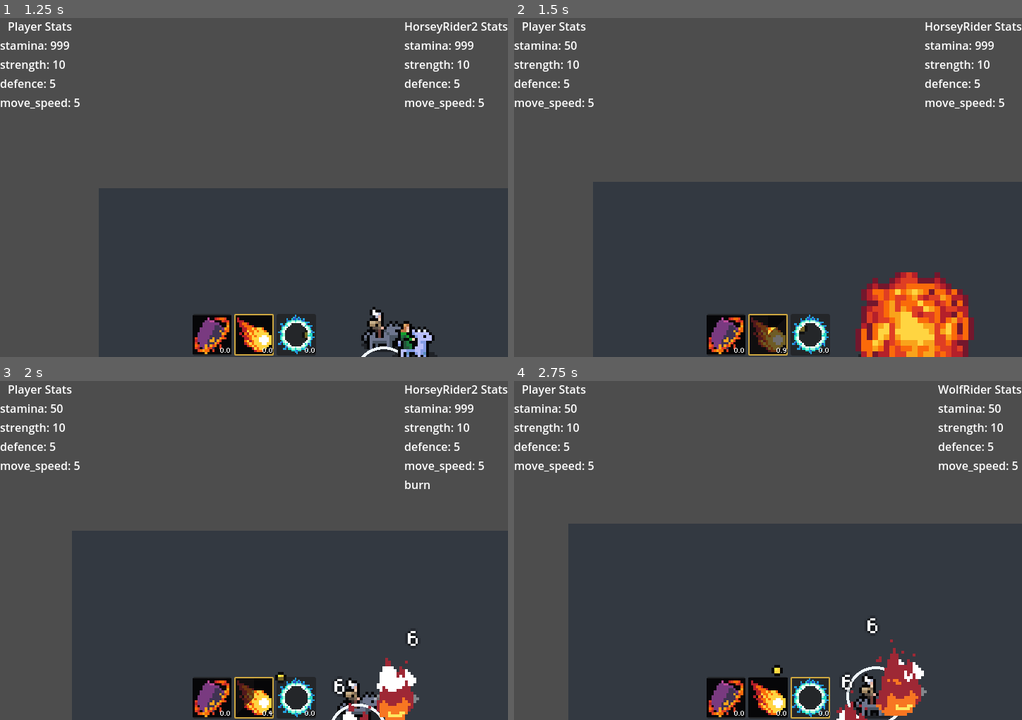
Above: before the commit, frames 1-4 (two rows, left to right).
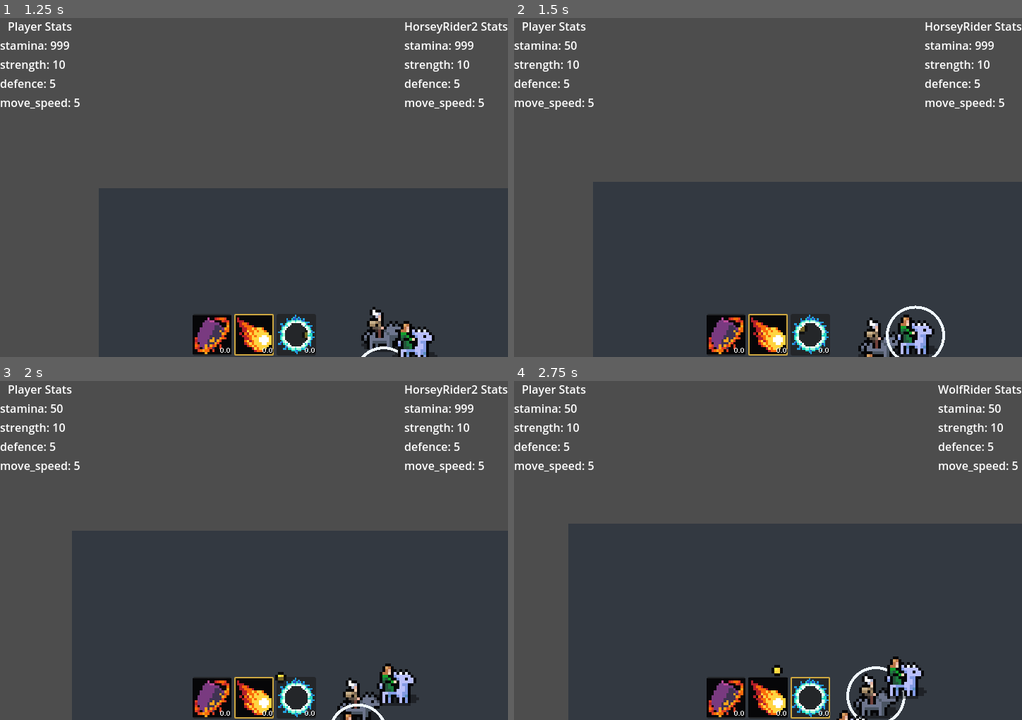
Above: after the commit, the same moments.

Repository: Snayff/not_quite_paradise4
Game: Godot game, scene res://world.tscn
Same seed, same stepped clock (60 frames per second), same inputs: the game is played once before the commit and once after it. The engine's default icon, where the game draws it, is replaced by a stand-in: a white triangle on a blue panel in a dark square.
Inputs:
- Up to frame 1 (1.25 s): hold D (move_right) from 0.53 s (still down); tap Tab (next_active) at 0.6 s
- Up to frame 2 (1.5 s): release D (move_right) at 1.28 s; hold S (move_down) from 1.28 s (still down); tap Space (use_active) at 1.35 s
- Up to frame 3 (2 s): keep holding S (move_down)
- Up to frame 4 (2.75 s): release S (move_down) at 2.03 s; hold D (move_right) from 2.03 s (still down); tap Tab (next_active) at 2.1 s

Frame 1 is identical in both runs. In frame 2, 5.3% of the frame differs, in the area x 46-91%, y 75-100%; in frame 3, 1.5%; in frame 4, 1.6%.
Error after the commit: Invalid access to property or key 'hit_valid_target' on a base object of type 'Nil'. (res://scenes/abcs/combat_active.gd:189)

Commit message:
added projectile_area_of_effect

Diff:
--- a/scenes/abcs/abc_projectile.gd
+++ b/scenes/abcs/abc_projectile.gd
@@ -31,8 +31,6 @@
 var _target_actor: CombatActor
 ## has completed _ready()
 var _has_run_ready: bool = false
-## has signalled out the named signal. we only want to share it once.
-var _has_signalled_out_hit_valid_targets: bool = false
 ## how many bodies hit so far. only tracks valid hits.
 var _num_bodies_hit: int = 0
 
@@ -93,6 +91,14 @@
 
 	_update_collisions()
 
+## enable self and begin to act
+##
+## @virtual
+func activate() -> void:
+	push_error(
+		"ABCProjectile: `activate` called directly, but is virtual. Must be overriden by child."
+	)
+
 ## on hit functionality
 ##
 ## @virtual
@@ -110,14 +116,6 @@
 ######################
 ####### PUBLIC ######
 ####################
-
-## enable self and begin to act
-##
-## @virtual
-func activate() -> void:
-	push_error(
-		"ABCProjectile: `activate` called directly, but is virtual. Must be overriden by child."
-	)
 
 ## set the actor the projectile should target.
 func set_target_actor(actor: CombatActor) -> void:
--- a/scenes/abcs/combat_active.gd
+++ b/scenes/abcs/combat_active.gd
@@ -184,8 +184,8 @@
 
 	return projectile
 
-func _create_projectile_new() -> ABCProjectile:
-	var projectile: ABCProjectile = Factory.create_projectile("fireball", _allegiance.team)
+func _create_projectile_new() -> ProjectileThrowable:
+	var projectile: ProjectileThrowable = Factory.create_projectile("fireball", _allegiance.team)
 	projectile.hit_valid_target.connect(_effect_chain.on_hit)
 	projectile.global_position = _cast_position.global_position
 	return projectile
--- /dev/null
+++ b/scenes/templates/projectile_area_of_effect.gd
@@ -0,0 +1,109 @@
+## A projectile that does not move, hits 1 or more bodies in an area. self terminates at end of
+## animation.
+@icon("res://assets/node_icons/projectile_aoe.png")
+class_name ProjectileAreaOfEffect
+extends ABCProjectile
+
+
+#region SIGNALS
+signal hit_valid_targets(hurtboxes: Array[HurtboxComponent])
+#endregion
+
+
+#region ON READY (for direct children only)
+
+#endregion
+
+
+#region EXPORTS
+# @export_group("Component Links")
+# @export var
+#
+# @export_group("Details")
+#endregion
+
+
+#region VARS
+## all the hurtboxes hit by this. used to prevent hitting same target twice
+var _hurtboxes_hit: Array[HurtboxComponent] = []
+## the animation frame on which to apply the effects
+var _application_frame: int = 0
+## has signalled out the named signal. we only want to share it once.
+var _has_signalled_out_hit_valid_targets: bool = false
+## if we have been enabled once already.
+var _has_been_enabled: bool = false
+#endregion
+
+
+#region FUNCS
+
+##########################
+####### LIFECYCLE ######
+######################
+
+func _ready() -> void:
+	super._ready()
+
+	_sprite.frame_changed.connect(_check_frame_and_conditionally_enable)
+
+	_sprite.animation_looped.connect(_terminate)
+	_sprite.animation_finished.connect(_terminate)
+
+	# link hitbox signal to our on_hit
+	_hitbox.hit_hurtbox.connect(_on_hit)
+
+	visible = false
+
+func setup(data: DataProjectile) -> void:
+	assert(
+		_application_frame <= _sprite.sprite_frames.get_frame_count("default"),
+		"AreaOfEffect:	`_application_frame` is higher than the total number of frames."
+	)
+
+	super.setup(data)
+
+	if _sprite.sprite_frames.get_animation_speed("default") > 40:
+		push_warning("AreaOfEffect: animation is fast enough that we might be too fast to register the hits.")
+
+	_application_frame = data.application_frame
+
+func activate() -> void:
+	_sprite.play()
+
+	visible = true
+
+	# call now to account for application frame being 0
+	_check_frame_and_conditionally_enable()
+
+## if target is valid and not already hit, log the target for later signaling (when animation ends)
+func _on_hit(hurtbox: HurtboxComponent) -> void:
+	if Utility.target_is_valid(_valid_hit_option, _hitbox.originator, hurtbox.root):
+		if hurtbox in _hurtboxes_hit:
+			return
+		_hurtboxes_hit.append(hurtbox)
+
+######################
+####### PUBLIC ######
+####################
+
+########################
+####### PRIVATE #######
+######################
+
+## enable hitbox if current frame is the application frame, otherwise disable.
+## When disabling we signal out hit_valid_targets to inform of hit targets
+func _check_frame_and_conditionally_enable() -> void:
+	if _sprite.frame == _application_frame:
+		_set_hitbox_disabled(false)
+		_set_collision_disabled(false)
+		_has_been_enabled = true
+
+	# FIXME: if an animation is too fast then we disable before we've had chance to register
+	#	this is exacerbated due to the disabled status being a deferred call
+	elif _has_been_enabled and not _has_signalled_out_hit_valid_targets:
+		hit_valid_targets.emit(_hurtboxes_hit)
+		_set_hitbox_disabled(true)
+		_set_collision_disabled(true)
+		_has_signalled_out_hit_valid_targets = true
+
+#endregion
--- /dev/null
+++ b/scenes/templates/projectile_area_of_effect.tscn
@@ -0,0 +1,19 @@
+[gd_scene load_steps=5 format=3 uid="uid://tr8c76jf7rr"]
+
+[ext_resource type="PackedScene" uid="uid://baut7l07kp2rc" path="res://scenes/abcs/abc_projectile.tscn" id="1_7uakx"]
+[ext_resource type="Script" path="res://scenes/templates/projectile_area_of_effect.gd" id="2_nsj3h"]
+
+[sub_resource type="CircleShape2D" id="CircleShape2D_ldtmg"]
+resource_local_to_scene = true
+
+[sub_resource type="CircleShape2D" id="CircleShape2D_narao"]
+resource_local_to_scene = true
+
+[node name="ProjectileAreaOfEffect" instance=ExtResource("1_7uakx")]
+script = ExtResource("2_nsj3h")
+
+[node name="CollisionShape2D" parent="." index="0"]
+shape = SubResource("CircleShape2D_ldtmg")
+
+[node name="CollisionShape2D" parent="HitboxComponent" index="0"]
+shape = SubResource("CircleShape2D_narao")
--- a/scenes/templates/projectile_throwable.gd
+++ b/scenes/templates/projectile_throwable.gd
@@ -42,6 +42,11 @@
 # TODO: need to spend down stamina on movement
 
 #region FUNCS
+
+##########################
+####### LIFECYCLE ######
+######################
+
 func _ready() -> void:
 	super._ready()
 
@@ -66,7 +71,7 @@
 func activate() -> void:
 	assert(
 		_target_actor is CombatActor,
-		"ProjectileThrowable: `_target_actor` is missing. Did you call `set_target_actor`
+		"ProjectileThrowable: `_target_actor` is missing. Did you call `set_target_actor` \
 		before activate? "
 	)
 
@@ -91,11 +96,24 @@
 	_on_hit_effect_spawner.spawn_scene(global_position)
 
 	# if we've reached max hits, prevent further hits and self terminate
-	if _num_bodies_hit >= _max_bodies_can_hit:
+	if _num_bodies_hit >= _max_bodies_can_hit and _max_bodies_can_hit != -1:
 		_set_hitbox_disabled(true)
 		_set_collision_disabled(true)
 		_terminate()
 		_death_trigger.activate()
+
+
+######################
+####### PUBLIC ######
+####################
+
+func set_target_actor(actor: CombatActor) -> void:
+	super.set_target_actor(actor)
+	_movement_component.set_target_actor(actor, _is_homing)
+
+########################
+####### PRIVATE #######
+######################
 
 ## update the stamina value of the supply container and the associated max range
 func _set_travel_range(travel_range_: float) -> void:
@@ -104,8 +122,4 @@
 	@warning_ignore("narrowing_conversion")  # happy with reduced precision
 	_supply_container.get_supply(Constants.SUPPLY_TYPE.stamina).max_value = travel_range_
 
-func set_target_actor(actor: CombatActor) -> void:
-	super.set_target_actor(actor)
-	_movement_component.set_target_actor(actor, _is_homing)
-
 #endregion
--- a/scripts/dataclasses/data_projectile.gd
+++ b/scripts/dataclasses/data_projectile.gd
@@ -12,7 +12,7 @@
 @export var valid_hit_option: Constants.TARGET_OPTION
 ## how big the projectile should be
 @export var size: float
-## how many bodies can be hit before expiry
+## how many bodies can be hit before expiry. -1 means no limit.
 @export var max_bodies_can_hit: int
 ## the animation for the projectile
 @export var sprite_frames: SpriteFrames
@@ -35,6 +35,10 @@
 @export var move_speed: float
 ## whether we track targets movement and follow, or not
 @export var is_homing: bool
+
+@export_group("AoE")
+## the animation frame on which to look for hits
+@export var application_frame: int
 
 #endregion
 
@@ -79,6 +83,10 @@
 	deceleration = deceleration_
 	lock_rotation = lock_rotation_
 
+## definition of the [ProjectileAreaofEffect] subclass. call after define.
+func define_aoe(application_frame_: int) -> void:
+	application_frame = application_frame_
+
 #endregion
 
 
--- a/scripts/singletons/factory.gd
+++ b/scripts/singletons/factory.gd
@@ -3,7 +3,7 @@
 
 # N.B. can't preload with variable, so all hardcoded
 const _PROJECTILE_THROWABLE: PackedScene = preload("res://scenes/templates/projectile_throwable.tscn")
-
+const _PROJECTILE_AOE: PackedScene = preload("res://scenes/templates/projectile_area_of_effect.tscn")
 
 
 #region VARS
@@ -39,6 +39,11 @@
 				dict_data["lock_rotation"]
 			)
 
+		"aoe":
+			data_class.define_aoe(
+				dict_data["application_frame"]
+			)
+
 			# create and setup instance
 			projectile = _PROJECTILE_THROWABLE.instantiate() as ProjectileThrowable
 			projectile.ready.connect(projectile.setup.bind(data_class), ConnectFlags.CONNECT_ONE_SHOT)
--- a/scripts/singletons/library.gd
+++ b/scripts/singletons/library.gd
@@ -3,8 +3,8 @@
 
 ## storage of the static data # NOTE: may want to load from external later
 var _data: Dictionary  = {
-	"projectile" : {
-		"fireball" : {
+	"projectile": {
+		"fireball": {
 			"subclass": "throwable",
 			# base attrs
 			"sprite_frames": "fireball.tres",
@@ -19,7 +19,17 @@
 			"acceleration": 1000.0,
 			"deceleration": 2000.0,
 			"lock_rotation": true,
-		}
+		},
+	"explosion" : {
+		"subclass": "aoe",
+		# base attrs
+		"sprite_frames": "fireball.tres",
+		"valid_hit_option": Constants.TARGET_OPTION.enemy,
+		"size": 8,
+		"max_bodies_can_hit": -1,
+		# aoe attrs
+		"application_frame": 0
+	}
 	}
 }
 
